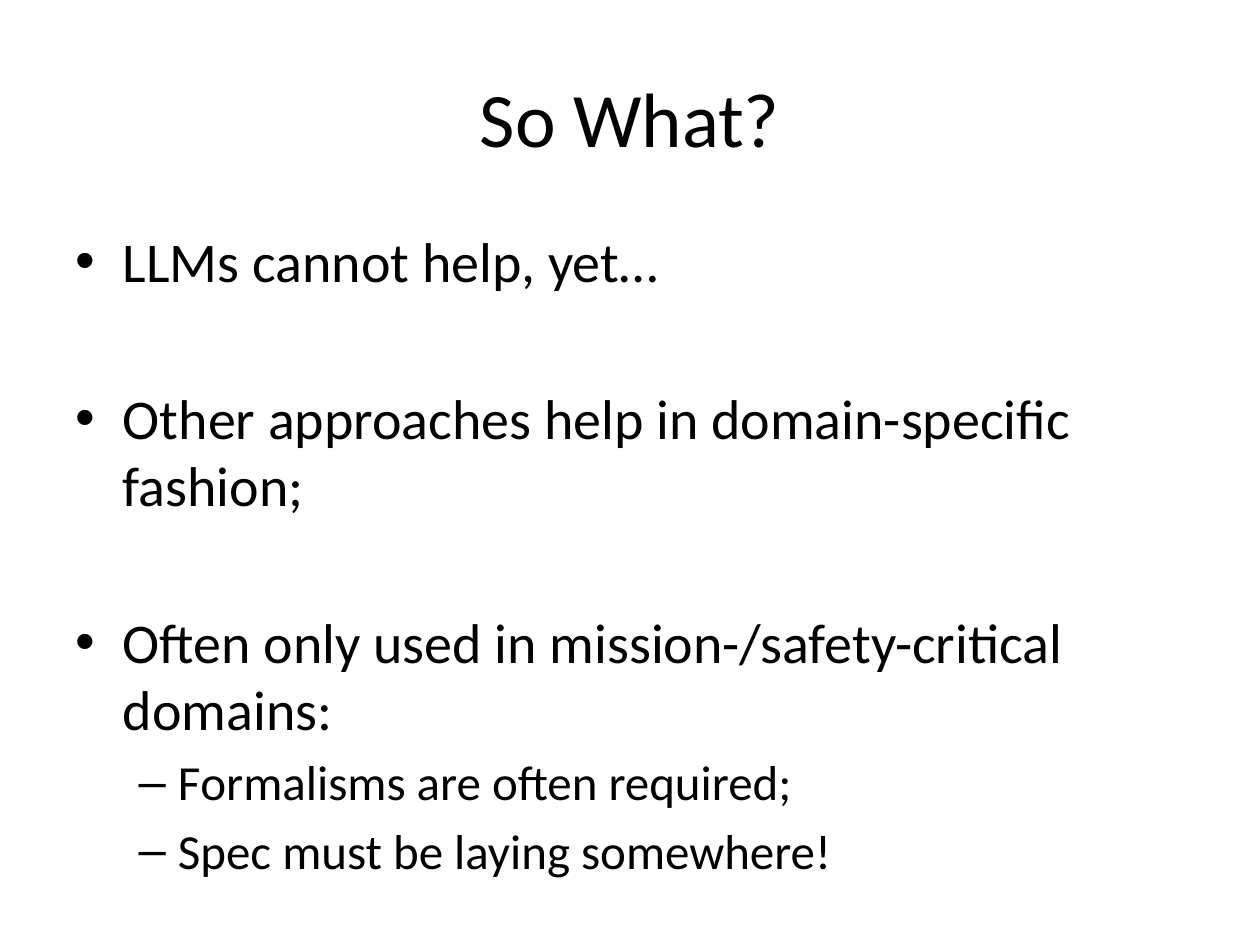
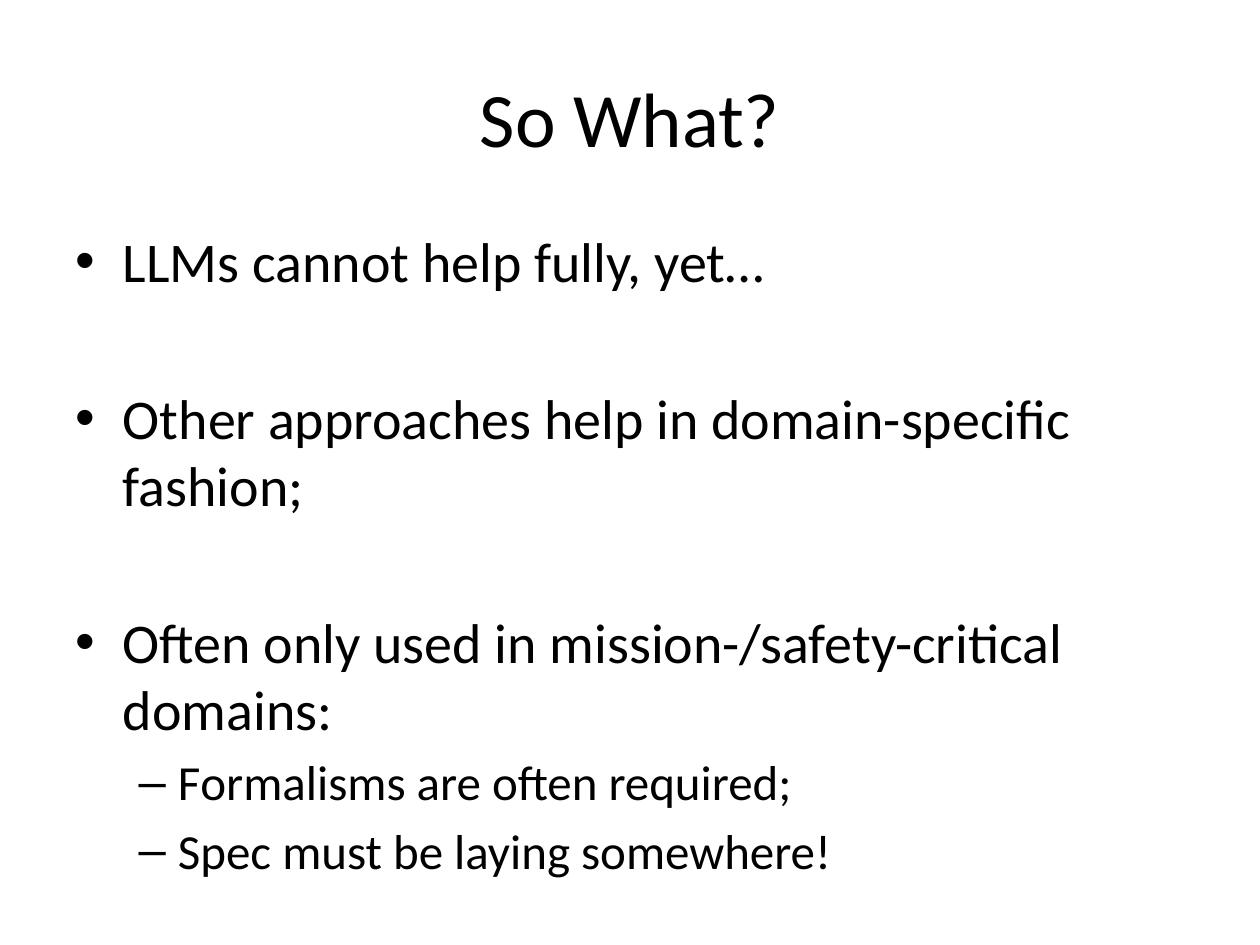
Before and after one commit to SannioEvolution/Material, a slide deck: slide 54 of 13 - Automated Program Repair.pptx (slide 52 before the commit). Drawn at 1260x945 pixels with LibreOffice and Linux fonts; fonts in the diff are those of the drawing. Boxes give left, top, right and bottom in pixels: in the first picture for what was removed or moved away, otherwise in the second. Text is boxed around its words. In the diff, an @@ line names an element or a change of style, - is before the commit and + after.

```diff
--- a/13 - Automated Program Repair.pptx
+++ b/13 - Automated Program Repair.pptx
@@ text at [123, 243, 764, 291]: text changed @@
-• LLMs cannot help, yet…
+• LLMs cannot help fully, yet…
```
Also in this commit, not shown: 3 other slides changed, 5 slides added, 2 slides removed, 1 other file.
